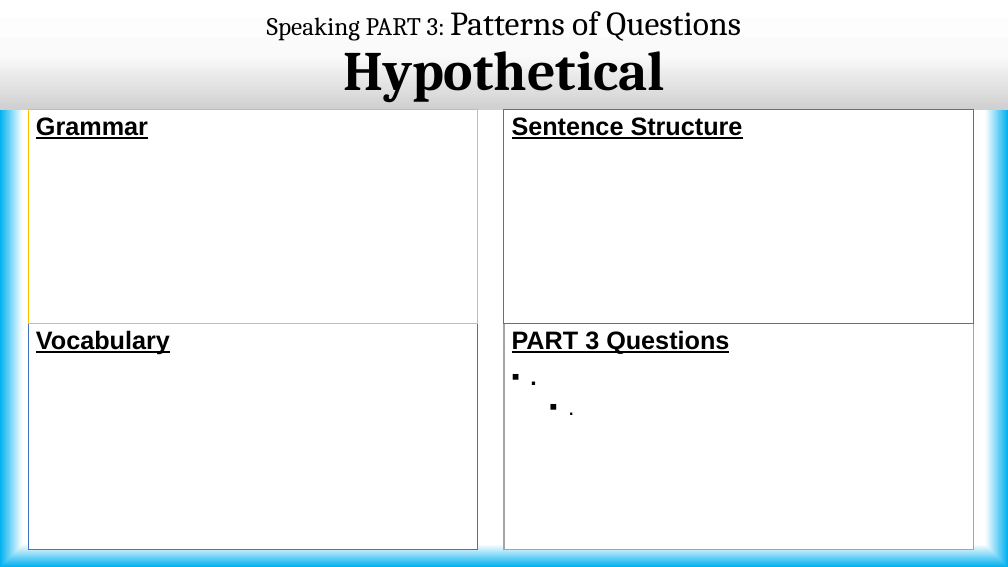
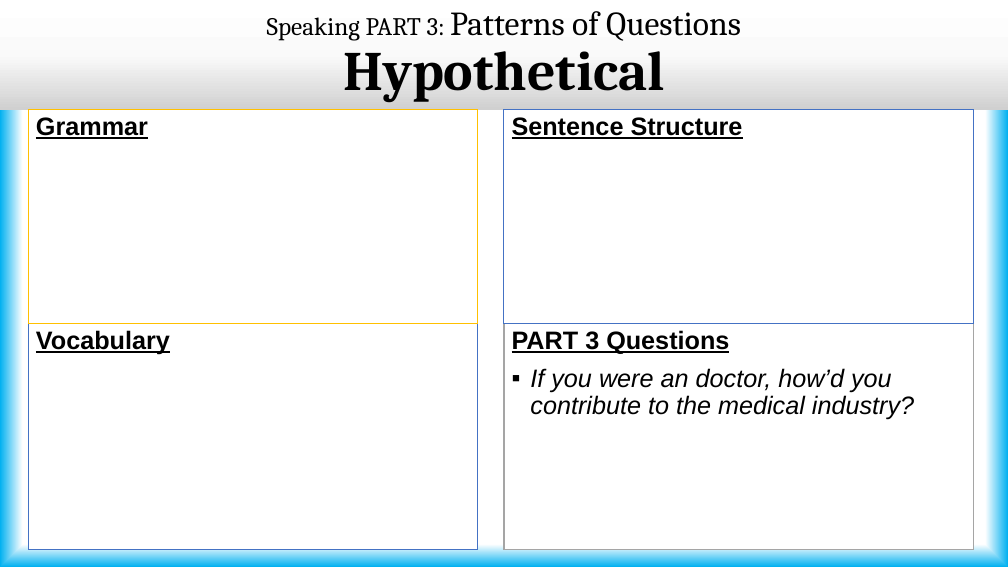
Before and after one commit to borsha06/IELTS-202, a slide deck: slide 41 of IELTS 202 Speaking/How did I get 8.0 in IELTS Speaking.pptx (slide 40 before the commit). Drawn at 1008x567 pixels with LibreOffice and Linux fonts; fonts in the diff are those of the drawing. Boxes give left, top, right and bottom in pixels: in the first picture for what was removed or moved away, otherwise in the second. Text is boxed around its words. In the diff, an @@ line names an element or a change of style, - is before the commit and + after.

```diff
--- a/IELTS 202 Speaking/How did I get 8.0 in IELTS Speaking.pptx
+++ b/IELTS 202 Speaking/How did I get 8.0 in IELTS Speaking.pptx
@@ text at [530,368,914,419]: text changed; size 22 to 24 pt; bold off; italic on @@
-▪ .
-  ▪ .
+▪ If you were an doctor, how’d you contribute to the medical industry?
```
Also in this commit, not shown: 2 other slides changed, 2 slides added.
